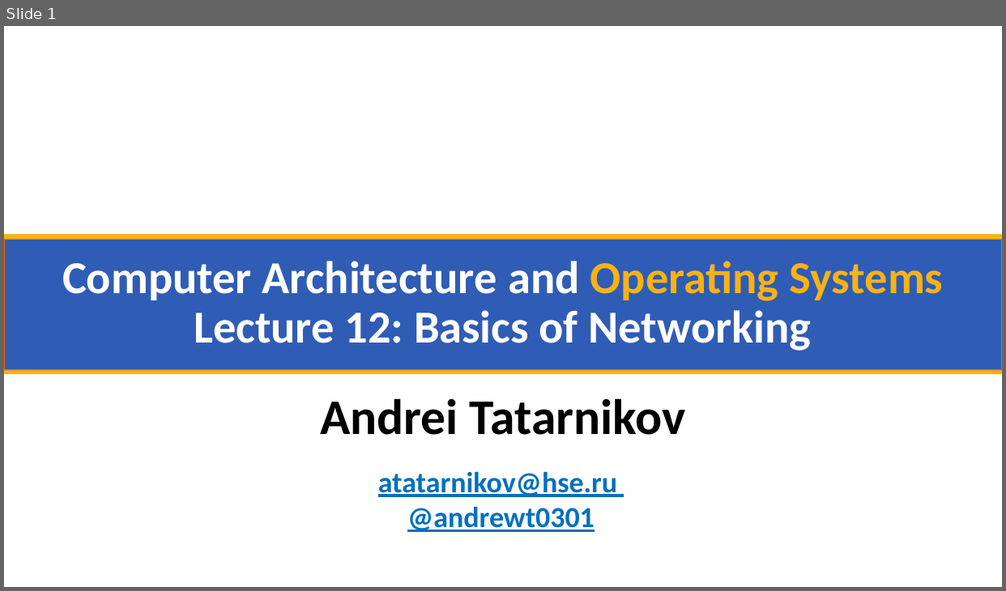
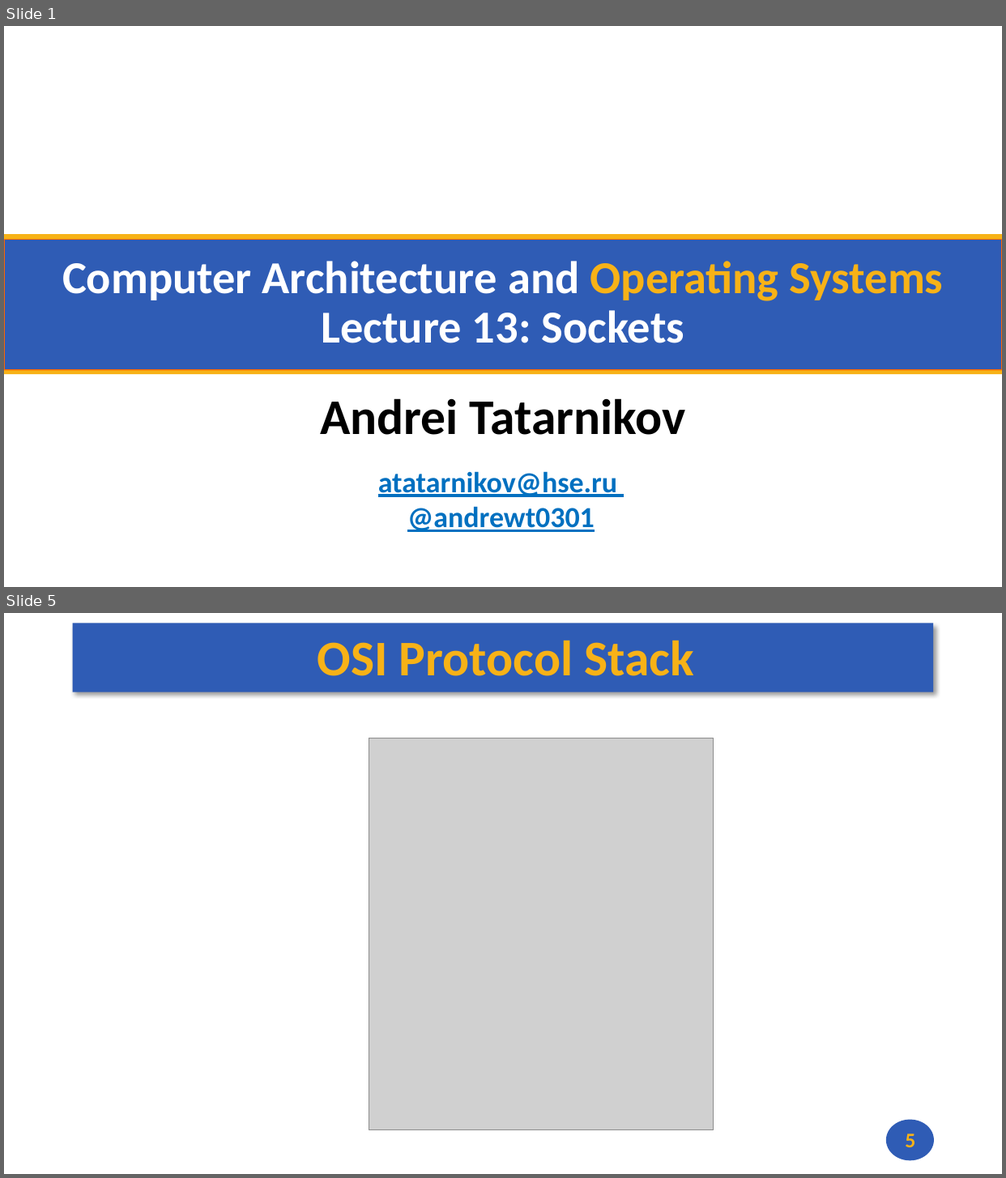
Before and after one commit to andrewt0301/hse-acos-course, a slide deck: docs/part2os/13_Sockets/OS_Lecture_13.pptx. Shown one above the other, each under a label of ours: slide 1 before the commit, slides 1 and 5 after it; the slides between them are not shown. The pictures are 1006x591 and 1006x1178 pixels, drawn with LibreOffice and Linux fonts; fonts in the diff are those of the drawing; grey boxes stand for pictures; background and template pictures are left out. Boxes give left, top, right and bottom in pixels: in the first picture for what was removed or moved away, otherwise in the second. Text is boxed around its words. In the diff, an @@ line names an element or a change of style, - is before the commit and + after.

```diff
--- a/docs/part2os/13_Sockets/OS_Lecture_13.pptx
+++ b/docs/part2os/13_Sockets/OS_Lecture_13.pptx
@@ slide 5 added at bbox=[4, 613, 1002, 1174], background #FFFFFF @@
@@ rectangle added at bbox=[73, 624, 934, 692], fill #2F5CB5 @@
@@ title added at bbox=[317, 641, 693, 676], 48 pt, text #F7B217, bold @@
+OSI Protocol Stack
@@ picture added at bbox=[368, 738, 714, 1131] @@
@@ ellipse added at bbox=[886, 1120, 934, 1161], fill #2F5CB5 @@
@@ page number added at bbox=[905, 1134, 915, 1148], 20 pt, text #F7B217, bold @@
+5
@@ slide 1 changed as well @@
@@ title at bbox=[62, 261, 943, 344]: text changed @@
-Computer Architecture and Operating Systems
-Lecture 12: Basics of Networking
+Computer Architecture and Operating Systems
+Lecture 13: Sockets
```
Also in this commit, not shown: 25 other slides added, 30 slides removed, 2 other files.
